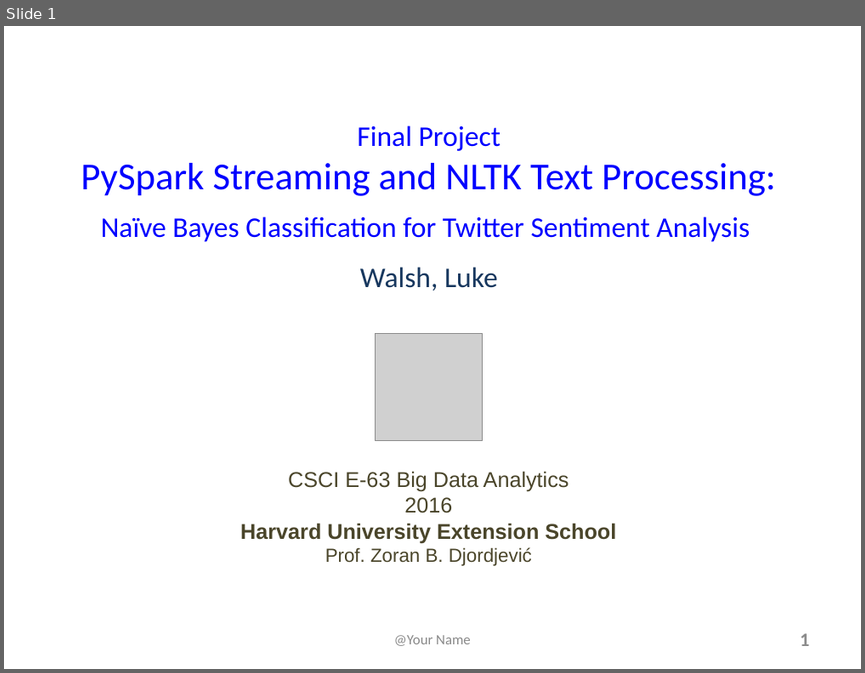
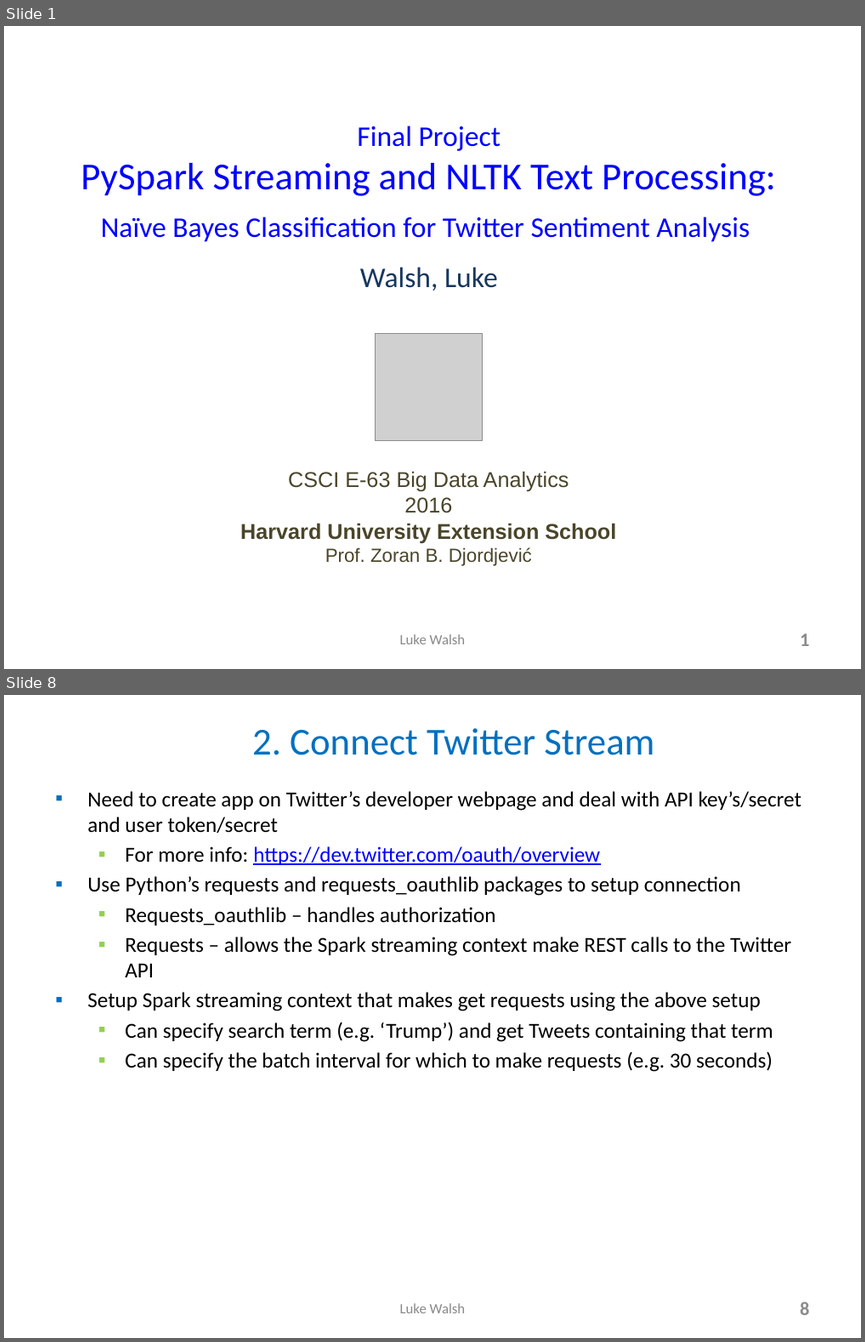
Before and after one commit to lukewalshct/Twitter_Sentiment, a slide deck: LWalsh_FinalProjectSlides.pptx. Shown one above the other, each under a label of ours: slide 1 before the commit, slides 1 and 8 after it; the slides between them are not shown. The pictures are 865x673 and 865x1342 pixels, drawn with LibreOffice and Linux fonts; fonts in the diff are those of the drawing; grey boxes stand for pictures. Boxes give left, top, right and bottom in pixels: in the first picture for what was removed or moved away, otherwise in the second. Text is boxed around its words. In the diff, an @@ line names an element or a change of style, - is before the commit and + after.

```diff
--- a/LWalsh_FinalProjectSlides.pptx
+++ b/LWalsh_FinalProjectSlides.pptx
@@ slide 8 added at (x1=4, y1=695, x2=861, y2=1338), background #FFFFFF @@
@@ title added at (x1=252, y1=728, x2=654, y2=755), 32 pt, text #0070C0 @@
+  2. Connect Twitter Stream
@@ text added at (x1=87, y1=791, x2=801, y2=1072), 18 pt, text #000000 @@
+▪ Need to create app on Twitter’s developer webpage and deal with API key’s/secret and user token/secret
+  ▪ For more info: https://dev.twitter.com/oauth/overview
+▪ Use Python’s requests and requests_oauthlib packages to setup connection
+  ▪ Requests_oauthlib – handles authorization
+  ▪ Requests – allows the Spark streaming context make REST calls to the Twitter API
+▪ Setup Spark streaming context that makes get requests using the above setup
+  ▪ Can specify search term (e.g. ‘Trump’) and get Tweets containing that term
+  ▪ Can specify the batch interval for which to make requests (e.g. 30 seconds)
@@ text added at (x1=400, y1=1303, x2=466, y2=1313), 12 pt, text #898989 @@
+Luke Walsh
@@ page number added at (x1=800, y1=1301, x2=809, y2=1315), 16 pt, text #8C8C8C, bold @@
+8
@@ slide 1 changed as well @@
@@ text at (x1=400, y1=634, x2=466, y2=644): text changed @@
-@Your Name
+Luke Walsh
```
Also in this commit, not shown: 2 other slides changed, 8 other slides added, 2 other files.
